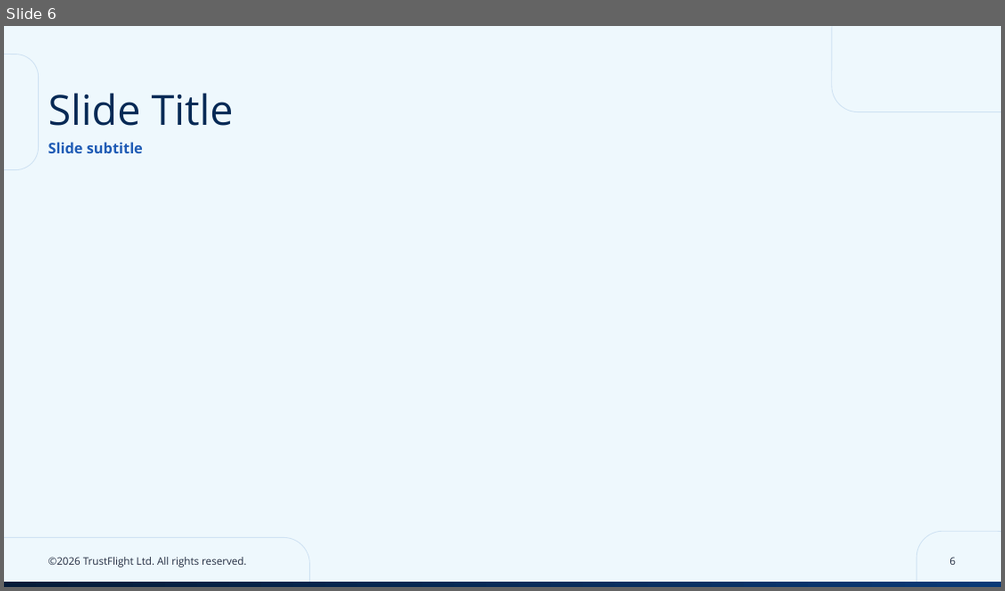
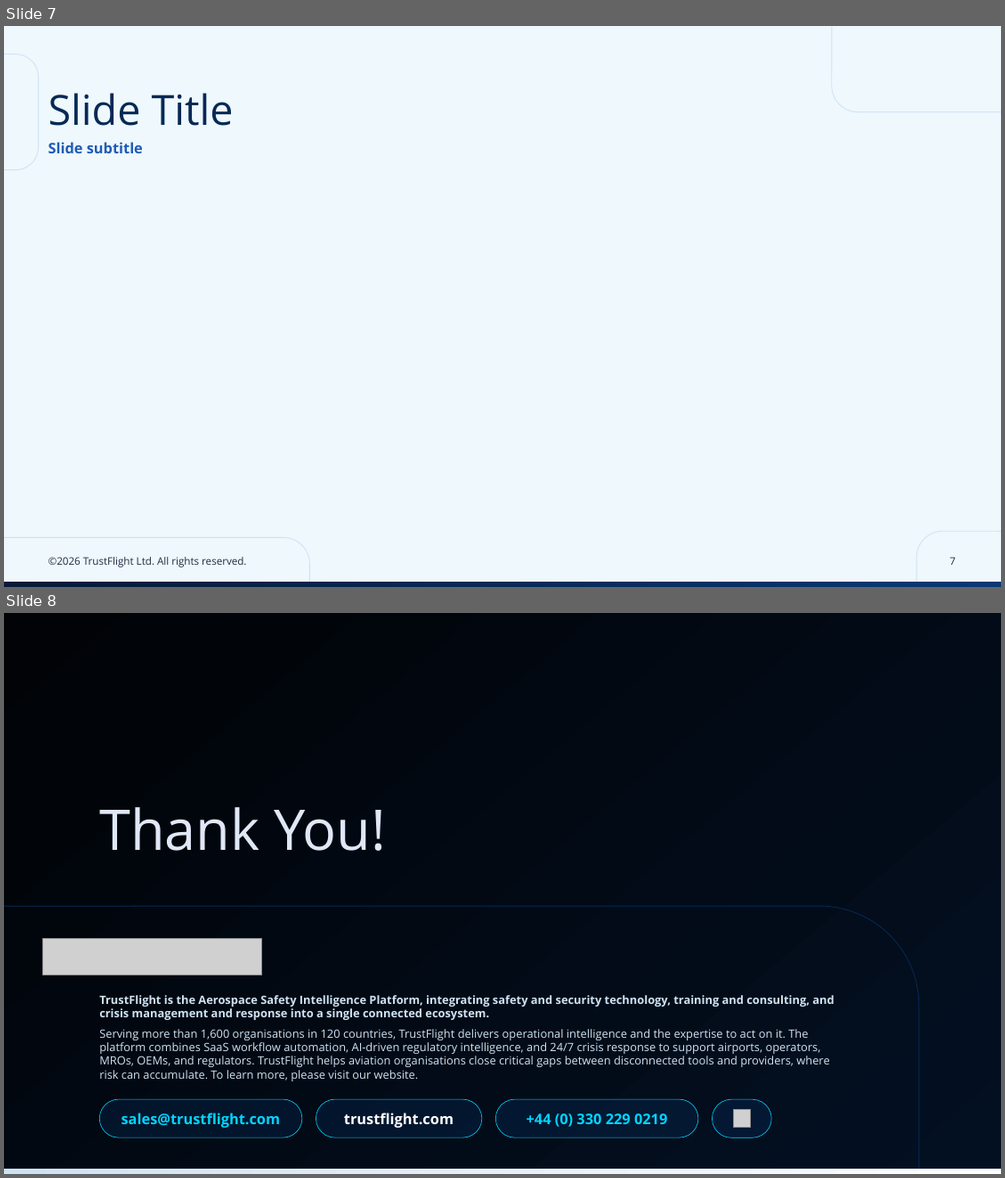
Before and after one commit to tf-alexc/Branding, a slide deck: .claude/skills/ppt-design-system/Basic Presentation Template.pptx. Shown one above the other, each under a label of ours: slide 6 before the commit, slides 7 and 8 after it. The pictures are 1005x591 and 1005x1178 pixels, drawn with LibreOffice and Linux fonts; fonts in the diff are those of the drawing; grey boxes stand for pictures; background and template pictures are left out. Boxes give left, top, right and bottom in pixels: in the first picture for what was removed or moved away, otherwise in the second. Text is boxed around its words. In the diff, an @@ line names an element or a change of style, - is before the commit and + after.

```diff
--- a/.claude/skills/ppt-design-system/Basic Presentation Template.pptx
+++ b/.claude/skills/ppt-design-system/Basic Presentation Template.pptx
@@ slide 8 added at box(4, 613, 1001, 1174), background picture (left out) @@
@@ text added at box(99, 807, 387, 851), 54 pt, text #E0E8F7 @@
+Thank You!
@@ rounded rectangle added at box(4, 906, 919, 1174), outline #062955 0.75 pt @@
@@ picture added at box(43, 938, 262, 975) @@
@@ text added at box(99, 995, 833, 1081), 11 pt, text #CFE2F3 @@
+TrustFlight is the Aerospace Safety Intelligence Platform, integrating safety and security technology, training and consulting, and crisis management and response into a single connected ecosystem.
+Serving more than 1,600 organisations in 120 countries, TrustFlight delivers operational intelligence and the expertise to act on it. The platform combines SaaS workflow automation, AI-driven regulatory intelligence, and 24/7 crisis response to support airports, operators, MROs, OEMs, and regulators. TrustFlight helps aviation organisations close critical gaps between disconnected tools and providers, where risk can accumulate. To learn more, please visit our website.
@@ group added at box(100, 1099, 772, 1137): 4 rounded rectangles, 1 picture @@
+sales@trustflight.com
+trustflight.com
++44 (0) 330 229 0219
@@ rectangle added at box(4, 1168, 1001, 1174), fill gradient #CFE2F3 to #FFFFFF @@
@@ what was slide 6 is now slide 7 @@
@@ page number at box(949, 556, 955, 564): text changed @@
-6
+7
```
Also in this commit, not shown: 1 slide changed, 1 other slide added, 1 slide removed, 1 other file.
